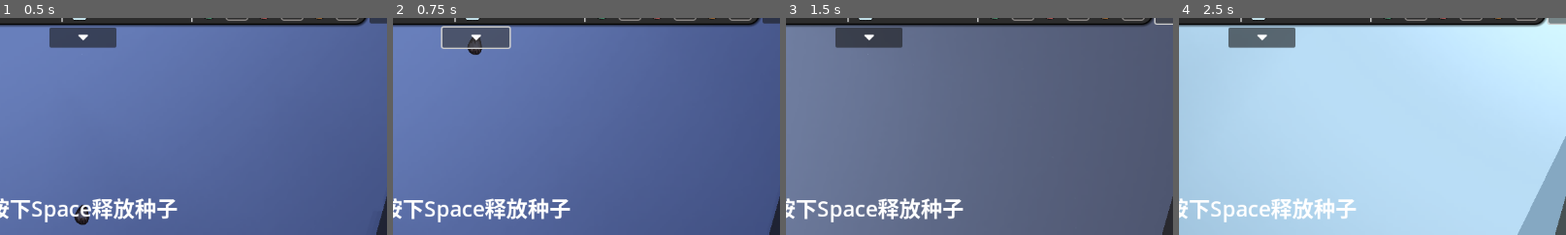
Above: before the commit, frames 1-4 (left to right).
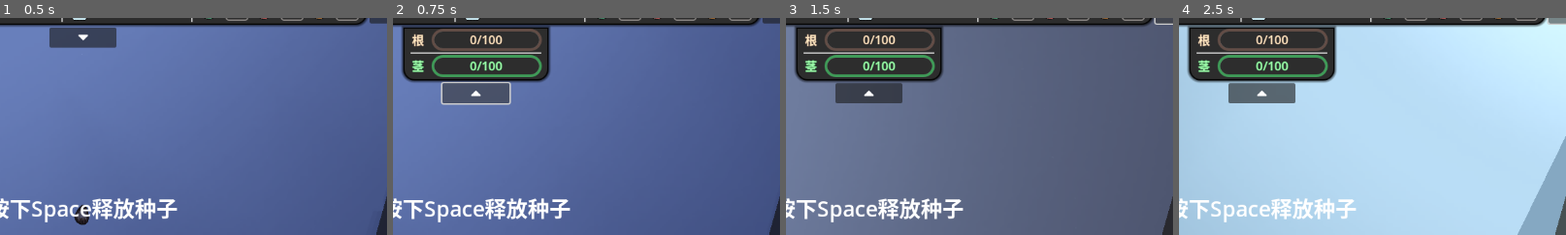
Above: after the commit, the same moments.

Repository: DeanNevan/RootsOfLife
Game: Godot game, scene res://src/main/MainGame/MainGame.tscn
Same seed, same stepped clock (60 frames per second), same inputs: the game is played once before the commit and once after it. The engine's default icon, where the game draws it, is replaced by a stand-in: a white triangle on a blue panel in a dark square.
Inputs (mouse positions are % of the whole screen's width and height, from its top left):
- Up to frame 1 (0.5 s): no input
- Up to frame 2 (0.75 s): click (50, 11) at 0.5 s
- Up to frame 3 (1.5 s): click "设置" at 1.25 s
- Up to frame 4 (2.5 s): tap Enter at 2 s; drag from (50, 50) to (93, 4) at 2.02 s
The pictures show only the part of the screen within x 39-89%, y 6-56%; the shares and areas given below are measured in that part.

Frame 1 is identical in both runs. In frame 2, 12% of the frame differs, in the area x 2-41%, y 3-41%; in frame 3, 12%; in frame 4, 12%.

Commit message:
Update MainGameUI.gd

Diff:
--- a/src/main/MainGame/MainGameUI/MainGameUI.gd
+++ b/src/main/MainGame/MainGameUI/MainGameUI.gd
@@ -151,7 +151,7 @@
 
 func _on_button_expand_growth_point_pressed():
 	is_showing_growth_point = !is_showing_growth_point
-	update_ui_building_menu()
+	update_ui_growth_point()
 	pass # Replace with function body.
 
 func _on_roots_growth_point_changed():
